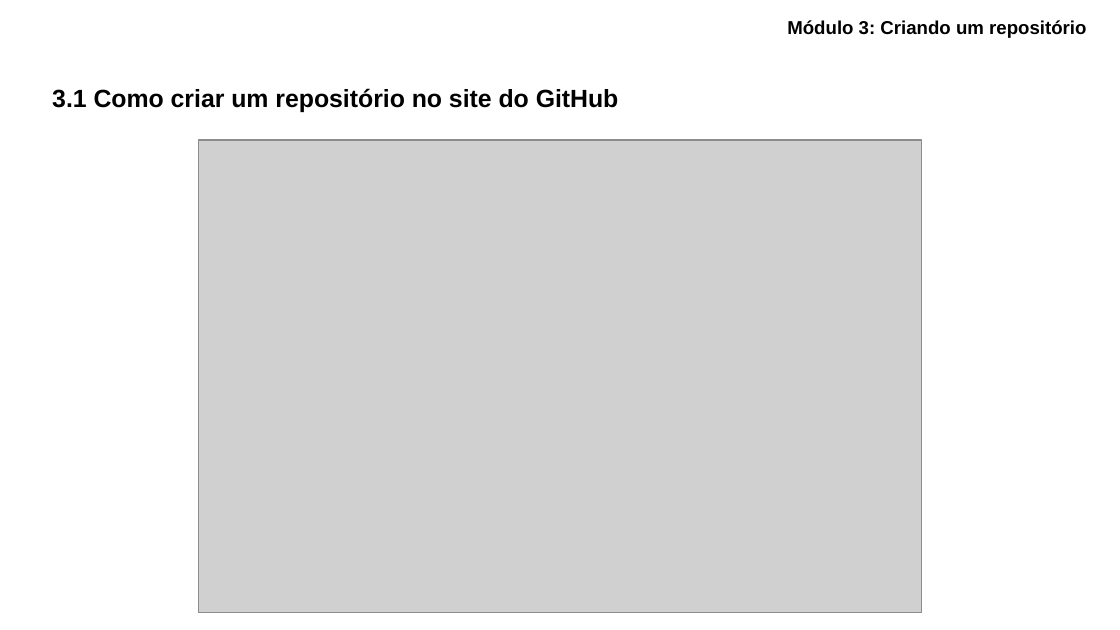
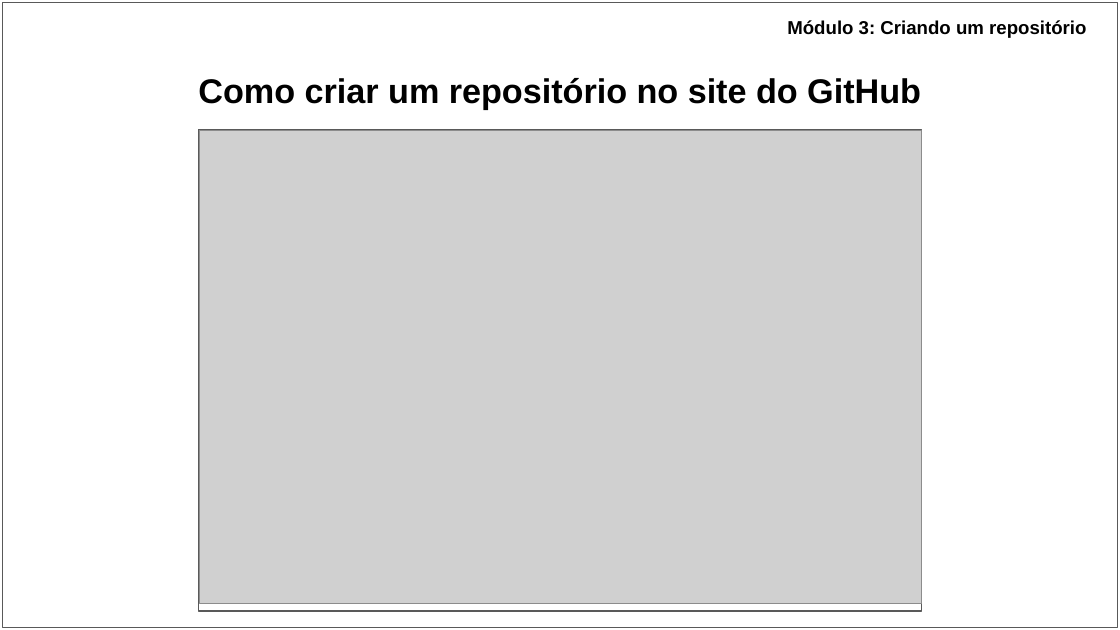
Before and after one commit to ryancunha13/Curso-Git-01, a slide deck: slide 10 of Materiais didáticos/Apresentação - Curso de Git_GitHub.pptx. Drawn at 1120x630 pixels with LibreOffice and Linux fonts; fonts in the diff are those of the drawing; grey boxes stand for pictures. Boxes give left, top, right and bottom in pixels: in the first picture for what was removed or moved away, otherwise in the second. Text is boxed around its words. In the diff, an @@ line names an element or a change of style, - is before the commit and + after.

```diff
--- a/Materiais didáticos/Apresentação - Curso de Git_GitHub.pptx
+++ b/Materiais didáticos/Apresentação - Curso de Git_GitHub.pptx
@@ rectangle added at (x1=2, y1=2, x2=1118, y2=627), fill #FFFFFF, outline #595959 0.75 pt @@
@@ title at (x1=198, y1=78, x2=921, y2=110): text changed; size 16 to 22 pt @@
-3.1 Como criar um repositório no site do GitHub
+Como criar um repositório no site do GitHub
@@ rectangle added at (x1=198, y1=130, x2=922, y2=612), fill #FFFFFF, outline #595959 0.75 pt @@
@@ picture moved from (x1=199, y1=140, x2=922, y2=613) to (x1=199, y1=131, x2=922, y2=604) @@
```
Also in this commit, not shown: 38 other slides changed, 2 slides added, 3 other files.
